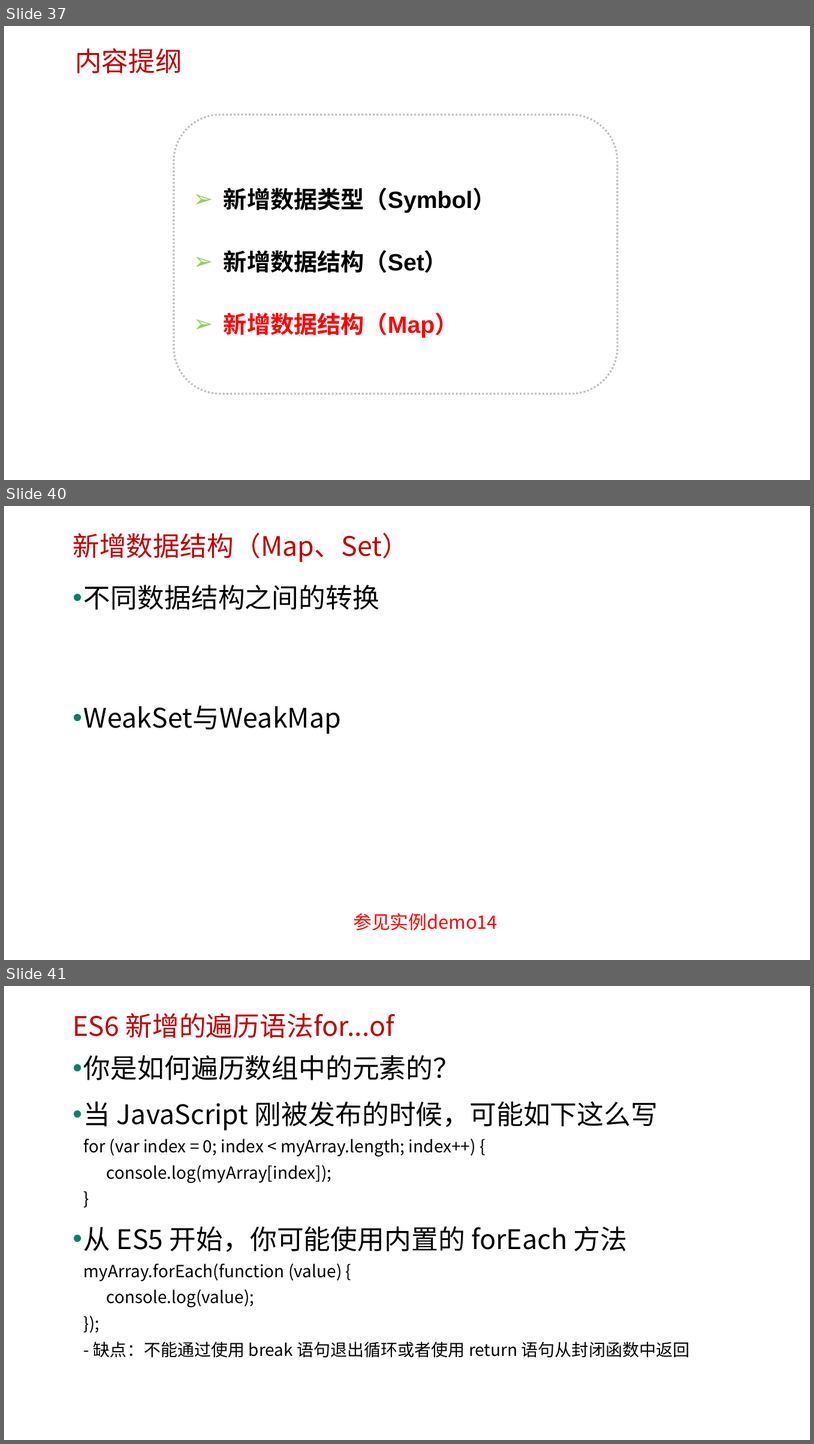
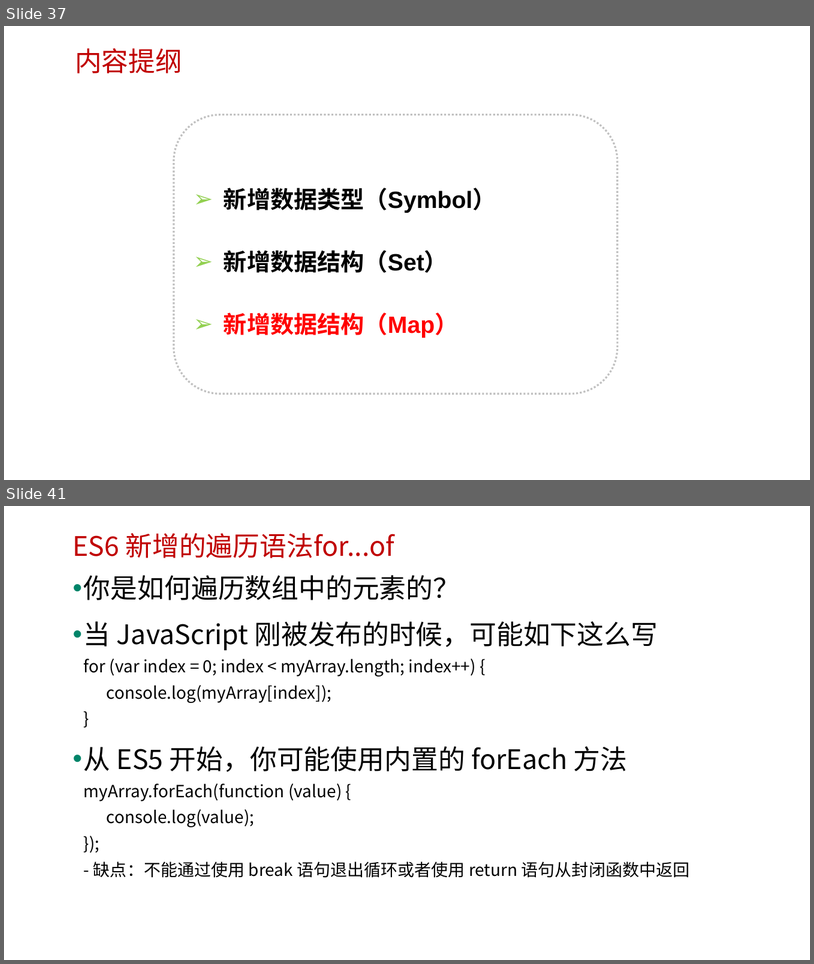
Before and after one commit to edu2act/course-javascript-advanced, a slide deck: 课程PPT/14.ECMAScript 6 二.pptx. Shown one above the other, each under a label of ours: slides 37, 40 and 41 before the commit, slides 37 and 41 after it; the slides between them are not shown. The pictures are 814x1444 and 814x964 pixels, drawn with LibreOffice and Linux fonts; fonts in the diff are those of the drawing; background and template pictures are left out. Boxes give left, top, right and bottom in pixels: in the first picture for what was removed or moved away, otherwise in the second. Text is boxed around its words. In the diff, an @@ line names an element or a change of style, - is before the commit and + after.

```diff
--- a/课程PPT/14.ECMAScript 6 二.pptx
+++ b/课程PPT/14.ECMAScript 6 二.pptx
@@ slide 40 removed at [4, 506, 810, 960], background picture (left out) @@
@@ text removed at [72, 532, 409, 562] @@
-新增数据结构（Map、Set）
@@ text removed at [84, 585, 380, 734] @@
-• 不同数据结构之间的转换
-• WeakSet与WeakMap
@@ text removed at [354, 913, 498, 930] @@
-参见实例demo14
```
Also in this commit, not shown: 8 slides changed, 26 other files.
